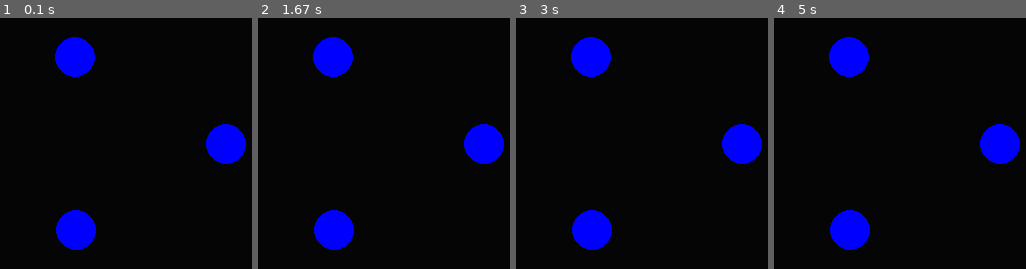
Above: before the commit, frames 1-4 (left to right).
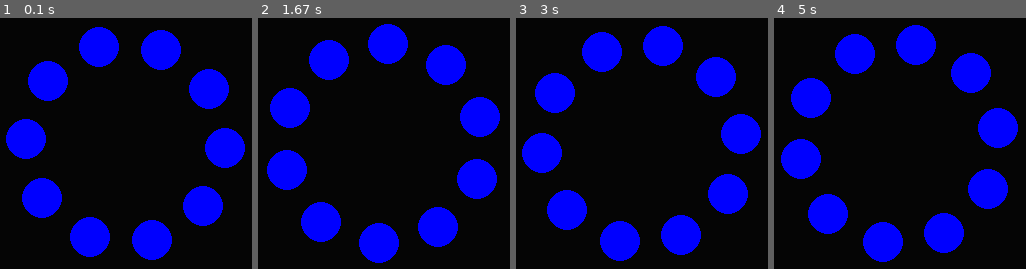
Above: after the commit, the same moments.

Repository: hippyclipper/pygame_graphics
Game: pygame game, started from src/cirlces.py
The game is run twice, just before and just after one commit, with the same random seed, the same clock (stepped at 60 frames per second) and the same inputs.
Inputs:
- Up to frame 1 (0.1 s): no input
- Up to frame 2 (1.67 s): no input
- Up to frame 3 (3 s): no input
- Up to frame 4 (5 s): no input

The runs differ from the first frame. In frame 1, 19% of the frame differs, in the area x 2-98%, y 3-97%; in frame 2, 19%; in frame 3, 19%; in frame 4, 19%, in the area x 2-98%, y 2-98%.

Commit message:
working spin

Diff:
--- a/src/cirlces.py
+++ b/src/cirlces.py
@@ -17,10 +17,11 @@
 
 class Circle:
 
-    def __init__(self,x,y,r):
+    def __init__(self,x,y,r, rads):
         self.x = x
         self.y = y
         self.r = r
+        self.rads = rads
 
     def draw(self):
         pygame.draw.circle(screen, BLUE, (self.x, self.y), self.r)
@@ -29,7 +30,8 @@
 
     def __init__(self):
         self.circles = []
-        self.numCircles = 3
+        self.numCircles = 10
+        self.bigRad = 100
         r = 20
 
         for i in range(self.numCircles):
@@ -37,9 +39,15 @@
             radians = math.radians(degree)
             centerX = width//2
             centerY = height//2
-            x = centerX + (math.cos(radians) * 100)
-            y = centerY + (math.sin(radians) * 100)
-            self.circles.append(Circle(x,y,r))
+            x = centerX + (math.cos(radians) * self.bigRad)
+            y = centerY + (math.sin(radians) * self.bigRad)
+            self.circles.append(Circle(x,y,r, radians))
+
+    def update(self):
+        for x in self.circles:
+            x.rads += .01
+            x.x = width//2 + math.cos(x.rads)*self.bigRad
+            x.y = height//2 + math.sin(x.rads)*self.bigRad
 
     def draw(self):
         for x in self.circles:
@@ -53,6 +61,7 @@
             done = True
 
     circles.draw()
+    circles.update()
     pygame.display.flip()
     clock.tick(60)
     screen.fill(BACKGROUND)
